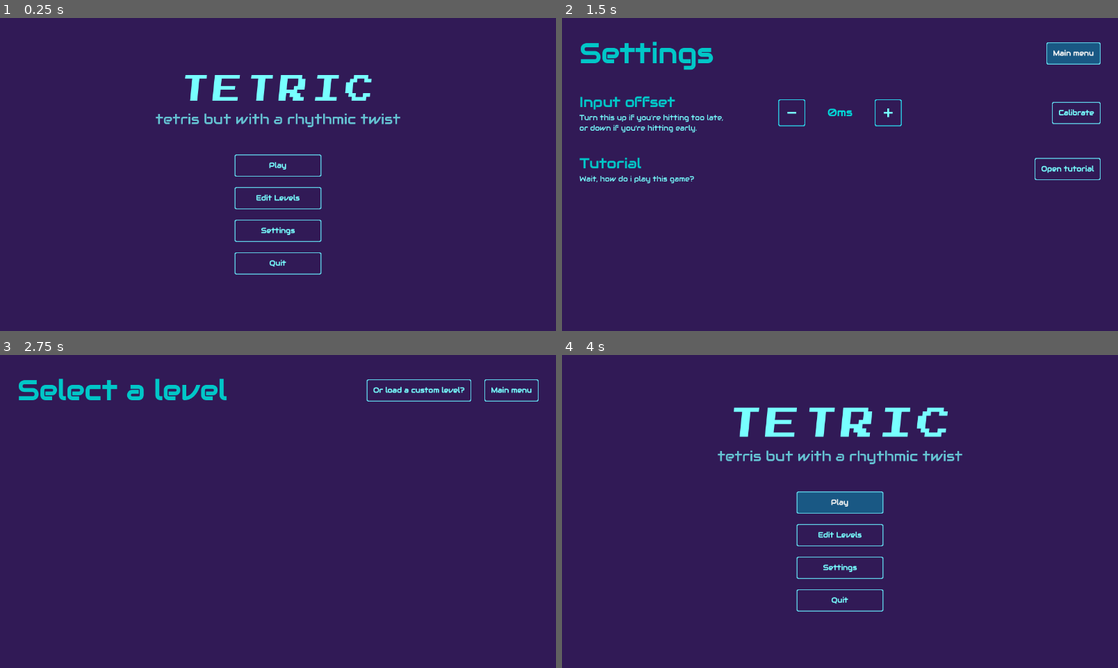
Above: before the commit, frames 1-4 (two rows, left to right).
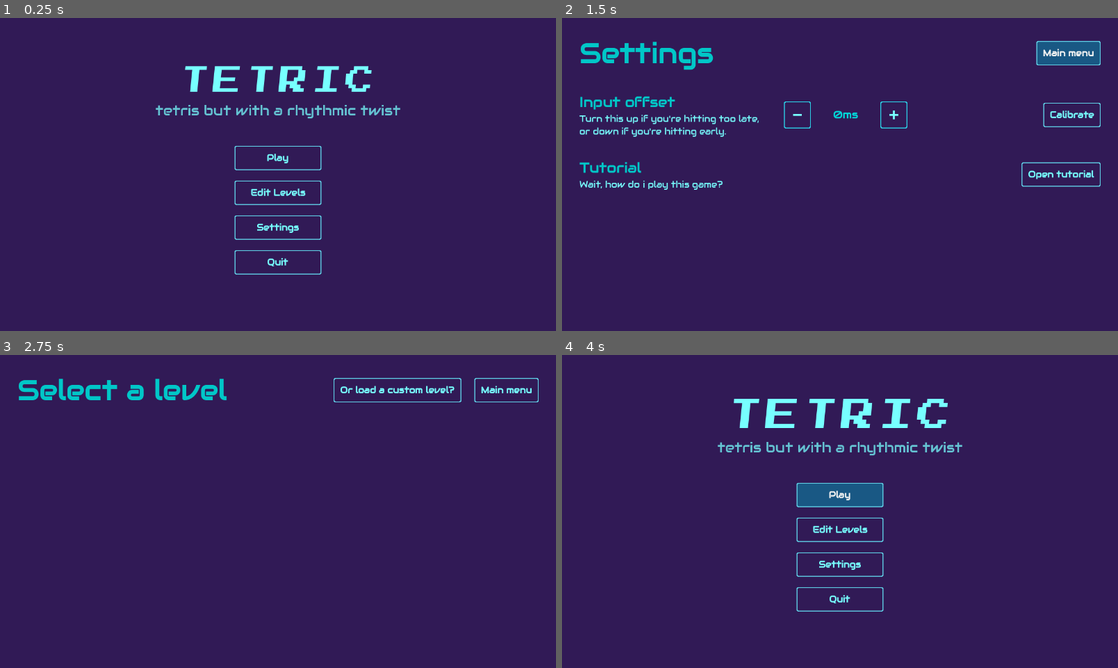
Above: after the commit, the same moments.

Repository: jollyroger182/tetric
Game: Godot game, scene res://scenes/menu/menu.tscn
Two runs of this game, one before a commit and one after it. Both use one fixed random seed, a clock stepped at 60 frames per second and the inputs below. Sound files missing from this copy of the repository are replaced by a short silence.
Inputs:
- Up to frame 1 (0.25 s): no input
- Up to frame 2 (1.5 s): click "Settings" at 0.5 s; click "Main menu" at 1.25 s
- Up to frame 3 (2.75 s): click "Play" at 2 s
- Up to frame 4 (4 s): click "Main menu" at 2.75 s; click "Play" at 3.5 s

The runs differ from the first frame. In frame 1, 4.0% of the frame differs, in the area x 28-72%, y 15-80%; in frame 2, 3.3%; in frame 3, 0.9%; in frame 4, 5.1%, in the area x 28-72%, y 14-80%.

Commit message:
add help/tutorial page

Diff:
--- a/resources/theme_base.tres
+++ b/resources/theme_base.tres
@@ -44,6 +44,7 @@
 bg_color = Color(0, 0, 0, 0)
 
 [resource]
+default_font_size = 20
 Button/colors/font_color = Color(0.46666667, 1, 1, 1)
 Button/colors/font_focus_color = Color(0.46666667, 1, 1, 1)
 Button/colors/font_hover_color = Color(0.95, 0.95, 0.95, 1)
--- a/scenes/menu/menu.gd
+++ b/scenes/menu/menu.gd
@@ -26,7 +26,7 @@
 
 
 func _on_quit():
-	await sfx.play_sound("confirm", true)
+	await sfx.play_sound("cancel", true)
 	get_tree().quit()
 
 
--- a/scenes/settings/settings.gd
+++ b/scenes/settings/settings.gd
@@ -46,3 +46,8 @@
 func _on_calibrate() -> void:
 	await sfx.play_sound("confirm", true)
 	get_tree().change_scene_to_file("res://scenes/calibration/calibration.tscn")
+
+
+func _on_help() -> void:
+	await sfx.play_sound("confirm", true)
+	get_tree().change_scene_to_file("res://scenes/tutorial/tutorial.tscn")
--- a/scenes/settings/settings.tscn
+++ b/scenes/settings/settings.tscn
@@ -122,6 +122,7 @@
 
 [node name="BGM" type="AudioStreamPlayer" parent="."]
 stream = ExtResource("9_p7ghj")
+volume_db = -5.0
 autoplay = true
 
 [connection signal="mouse_entered" from="VBoxContainer/Heading/BackButton" to="." method="_on_button_mouse_entered"]
@@ -133,3 +134,4 @@
 [connection signal="mouse_entered" from="VBoxContainer/Settings/CalibrateButton" to="." method="_on_button_mouse_entered"]
 [connection signal="pressed" from="VBoxContainer/Settings/CalibrateButton" to="." method="_on_calibrate"]
 [connection signal="mouse_entered" from="VBoxContainer/Settings/HelpButton" to="." method="_on_button_mouse_entered"]
+[connection signal="pressed" from="VBoxContainer/Settings/HelpButton" to="." method="_on_help"]
--- /dev/null
+++ b/scenes/tutorial/tutorial.gd
@@ -0,0 +1,12 @@
+extends Panel
+
+@onready var sfx = $SFX
+
+
+func _on_main_menu() -> void:
+	await sfx.play_sound("cancel", true)
+	get_tree().change_scene_to_file("res://scenes/menu/menu.tscn")
+
+
+func _on_button_mouse_entered() -> void:
+	sfx.play_sound("select")
--- /dev/null
+++ b/scenes/tutorial/tutorial.tscn
@@ -0,0 +1,68 @@
+[gd_scene load_steps=5 format=3 uid="uid://tens1d6o3t26"]
+
+[ext_resource type="Theme" uid="uid://d3m46y6fmbccy" path="res://resources/theme_base.tres" id="1_jaenq"]
+[ext_resource type="LabelSettings" uid="uid://cm32281ckbiq1" path="res://resources/label_settings_heading.tres" id="2_bmltb"]
+[ext_resource type="Script" uid="uid://c2n3mst5pfhec" path="res://scenes/tutorial/tutorial.gd" id="2_g40di"]
+[ext_resource type="Script" uid="uid://ke8vda81p2fg" path="res://utils/sfx_manager.gd" id="4_g40di"]
+
+[node name="Tutorial" type="Panel"]
+anchors_preset = 15
+anchor_right = 1.0
+anchor_bottom = 1.0
+grow_horizontal = 2
+grow_vertical = 2
+theme = ExtResource("1_jaenq")
+script = ExtResource("2_g40di")
+
+[node name="ScrollContainer" type="ScrollContainer" parent="."]
+layout_mode = 1
+anchors_preset = -1
+anchor_right = 1.0
+anchor_bottom = 1.0
+offset_left = 40.0
+offset_top = 40.0
+offset_right = -40.0
+offset_bottom = -40.0
+grow_horizontal = 2
+grow_vertical = 2
+
+[node name="VBoxContainer" type="VBoxContainer" parent="ScrollContainer"]
+layout_mode = 2
+theme_override_constants/separation = 20
+
+[node name="HBoxContainer" type="HBoxContainer" parent="ScrollContainer/VBoxContainer"]
+layout_mode = 2
+
+[node name="Label" type="Label" parent="ScrollContainer/VBoxContainer/HBoxContainer"]
+layout_mode = 2
+size_flags_horizontal = 3
+text = "Tutorial"
+label_settings = ExtResource("2_bmltb")
+
+[node name="Button" type="Button" parent="ScrollContainer/VBoxContainer/HBoxContainer"]
+layout_mode = 2
+size_flags_vertical = 4
+text = "Main menu"
+
+[node name="Label2" type="Label" parent="ScrollContainer/VBoxContainer"]
+custom_minimum_size = Vector2(1200, 0)
+layout_mode = 2
+text = "Tetric is the classical Tetris game with a rhythmic twist. You have to tap buttons in sync with the notes displayed on the screen - otherwise it will not register your input!
+
+The notes are represented by circles that gradually shrink until it collapses with the judgement circle in the middle of the screen. You should tap a key when the two circles overlap.
+
+Controls:
+* Left/Right or A/D: Move piece left/right
+* Up or W: Rotate piece
+* Space: Drop piece straight down (\"hard drop\")
+* Down or S (hold): Increase the speed of the falling piece (\"soft drop\")
+    * NOTE: This key does NOT count as an input for the rhythm game. If you tap this on a beat, you will miss!
+
+Thank you for playing my game."
+autowrap_mode = 2
+
+[node name="SFX" type="AudioStreamPlayer" parent="."]
+script = ExtResource("4_g40di")
+
+[connection signal="mouse_entered" from="ScrollContainer/VBoxContainer/HBoxContainer/Button" to="." method="_on_button_mouse_entered"]
+[connection signal="pressed" from="ScrollContainer/VBoxContainer/HBoxContainer/Button" to="." method="_on_main_menu"]
Not shown, added: scenes/tutorial/tutorial.gd.uid
